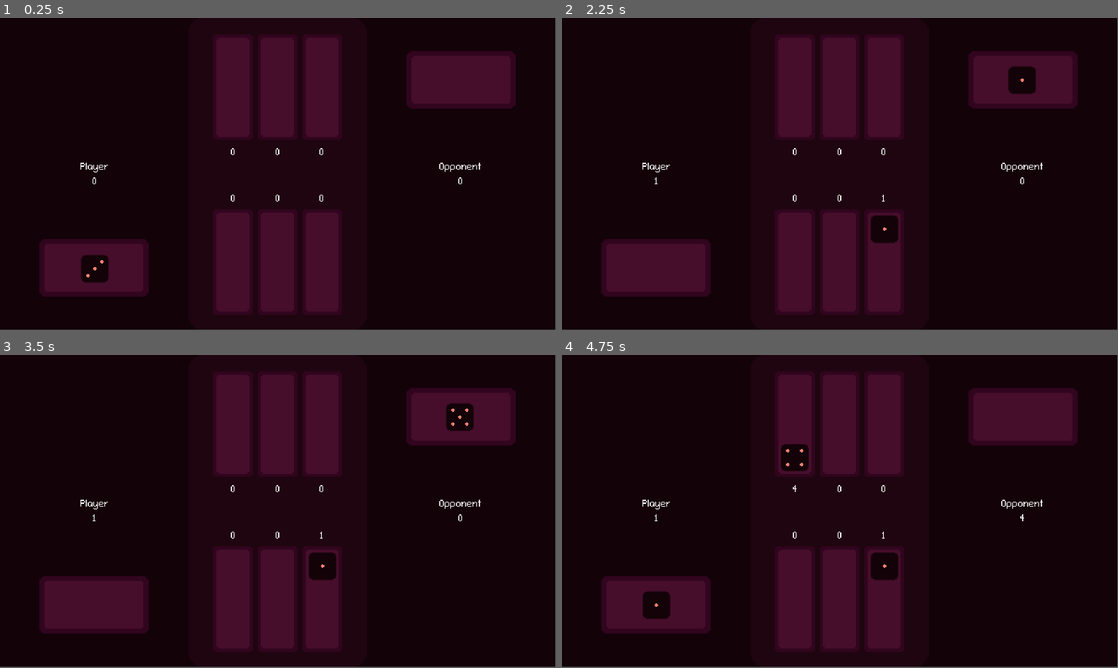
Above: before the commit, frames 1-4 (two rows, left to right).
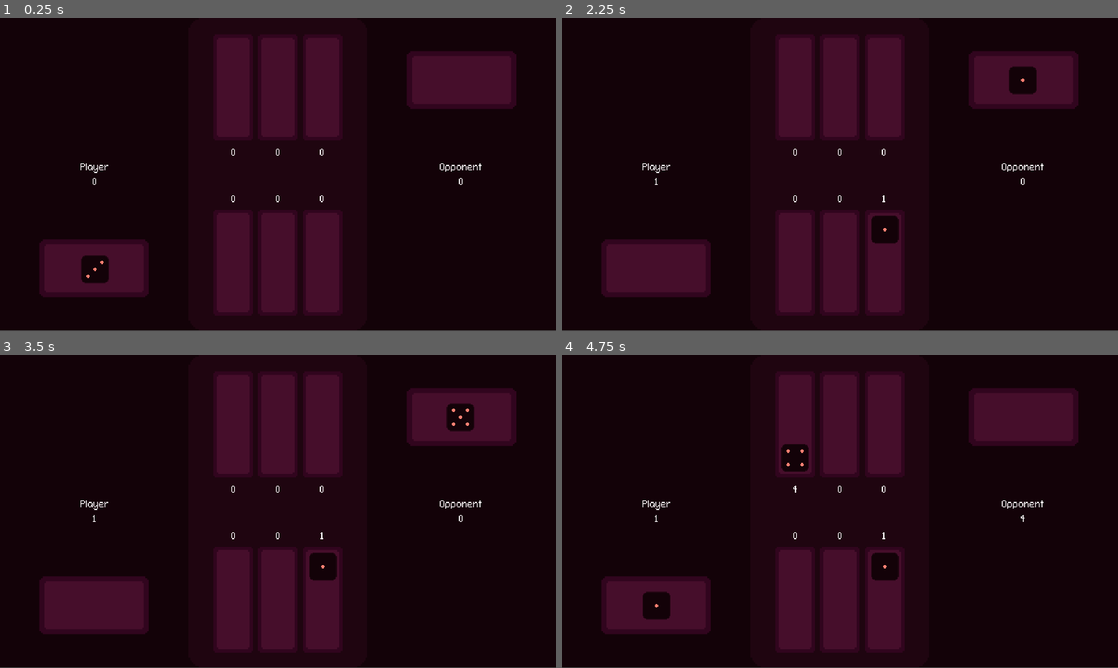
Above: after the commit, the same moments.

Repository: kimalysha93/knucklebones
Game: Godot game, scene res://scenes/knucklebones.tscn
Two runs of this game, one before a commit and one after it. Both use one fixed random seed, a clock stepped at 60 frames per second and the inputs below.
Inputs (mouse positions are in pixels of both pictures, inside the frame that each line leads up to):
- Up to frame 1 (0.25 s): no input
- Up to frame 2 (2.25 s): move the mouse to (795, 262) at 0.52 s; click (795, 262) at 0.67 s; move the mouse to (840, 262) at 1.27 s; click (840, 262) at 1.42 s; tap Enter at 2 s; move the mouse to (884, 262) at 2.02 s; click (884, 262) at 2.17 s
- Up to frame 3 (3.5 s): move the mouse to (250, 574) at 2.77 s; click (250, 574) at 2.92 s
- Up to frame 4 (4.75 s): move the mouse to (1006, 558) at 3.52 s; click (1006, 558) at 3.67 s; tap Space at 4.25 s; move the mouse to (673, 464) at 4.27 s; click (673, 464) at 4.42 s
In our replay, the window is 799x449 before the commit and 800x450 after it. These sizes can differ from the game's own. Grey fills any space a smaller window leaves; there, only what the larger window draws over its background counts as a difference.

The runs differ from the first frame. In frame 1, 0.6% of the frame differs, in the area x 0-100%, y 0-100%; in frame 2, 0.7%; in frame 3, 0.7%; in frame 4, 0.7%.

Commit message:
viewport size in browser

Diff:
--- a/project.godot
+++ b/project.godot
@@ -21,7 +21,9 @@
 
 window/size/viewport_width=1920
 window/size/viewport_height=1080
-window/size/mode=3
+window/stretch/mode="viewport"
+window/stretch/aspect="expand"
+window/stretch/scale_mode="integer"
 
 [dotnet]
 
Not shown, changed: index.html
Not shown, changed: index.pck
